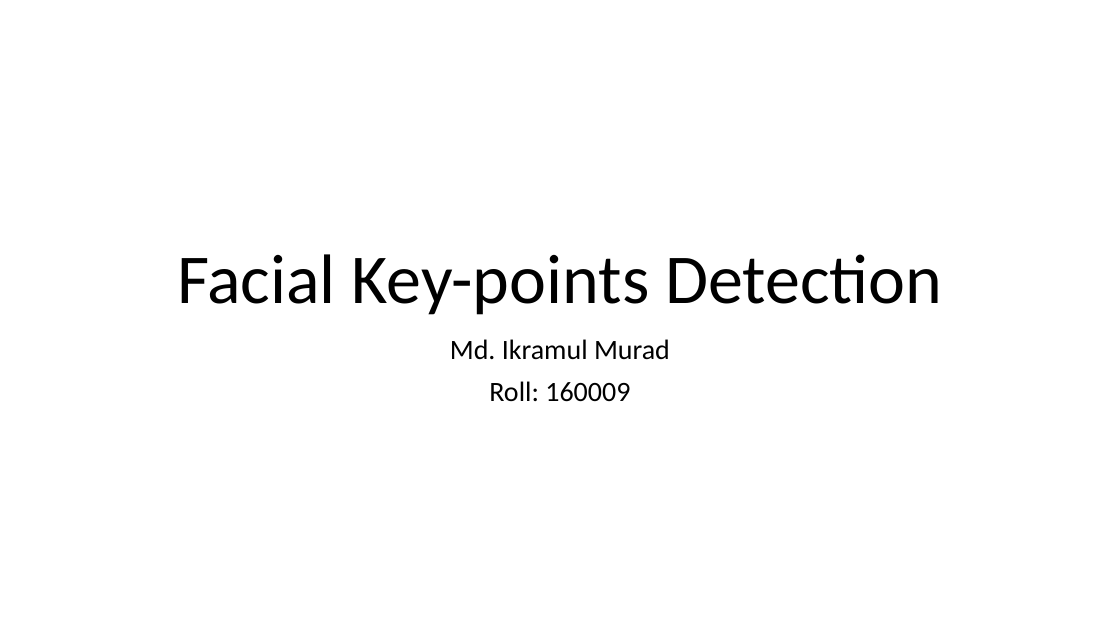
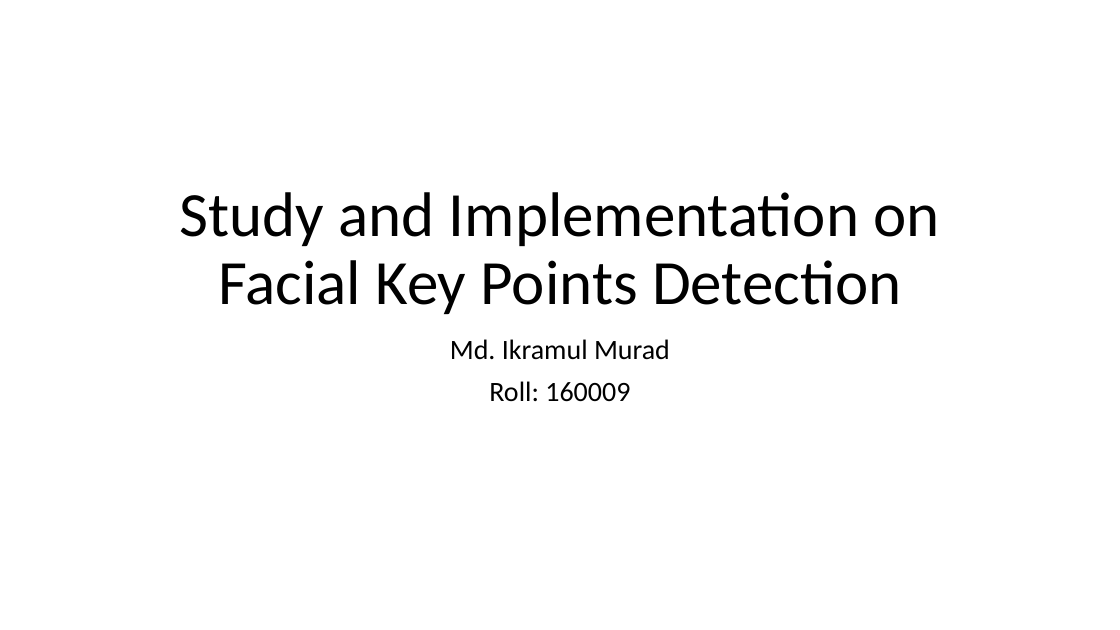
Before and after one commit to IkramulMurad/Face-detection, a slide deck: slide 1 of Book/Facial Key-points Detection.pptx. Drawn at 1120x630 pixels with LibreOffice and Linux fonts; fonts in the diff are those of the drawing. Boxes give left, top, right and bottom in pixels: in the first picture for what was removed or moved away, otherwise in the second. Text is boxed around its words. In the diff, an @@ line names an element or a change of style, - is before the commit and + after.

```diff
--- a/Book/Facial Key-points Detection.pptx
+++ b/Book/Facial Key-points Detection.pptx
@@ title at <box>180,192,940,314</box>: text changed; size 60 to 54 pt @@
-Facial Key-points Detection
+Study and Implementation on Facial Key Points Detection
```
Also in this commit, not shown: 10 other slides changed, 5 slides added.
